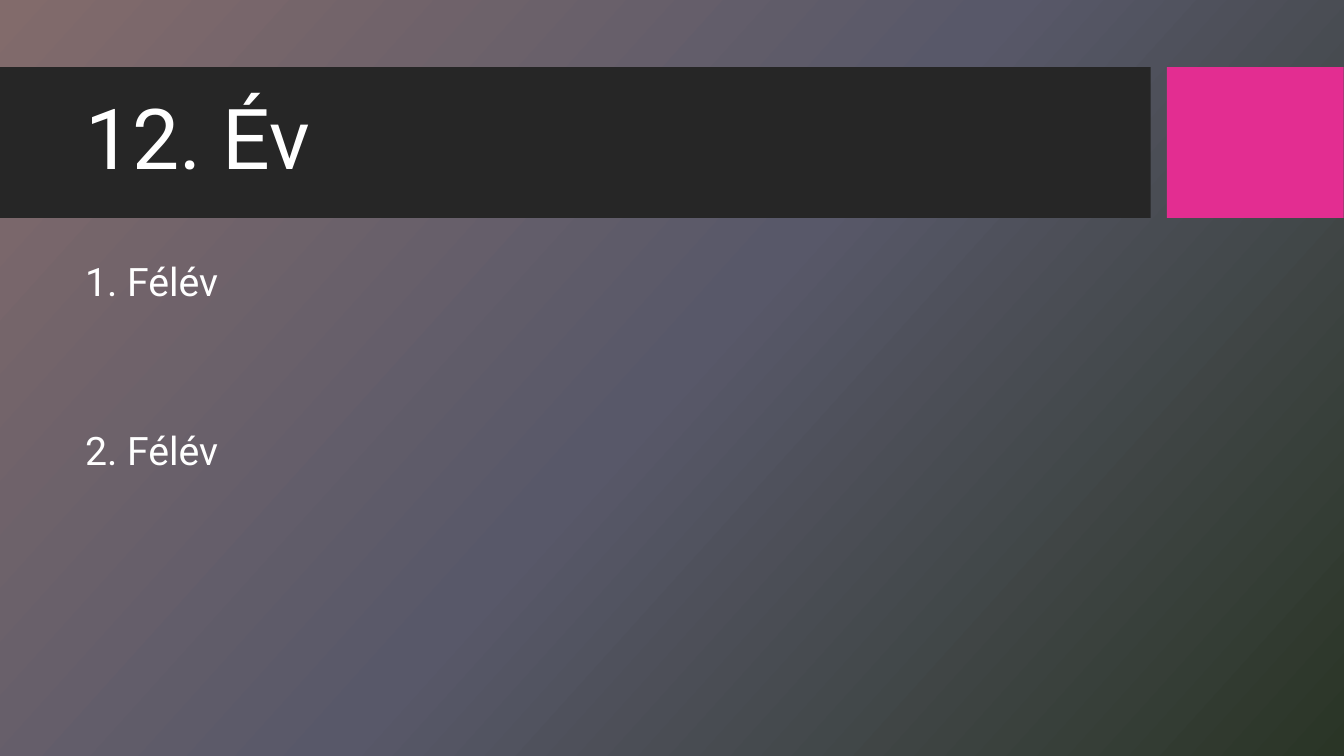
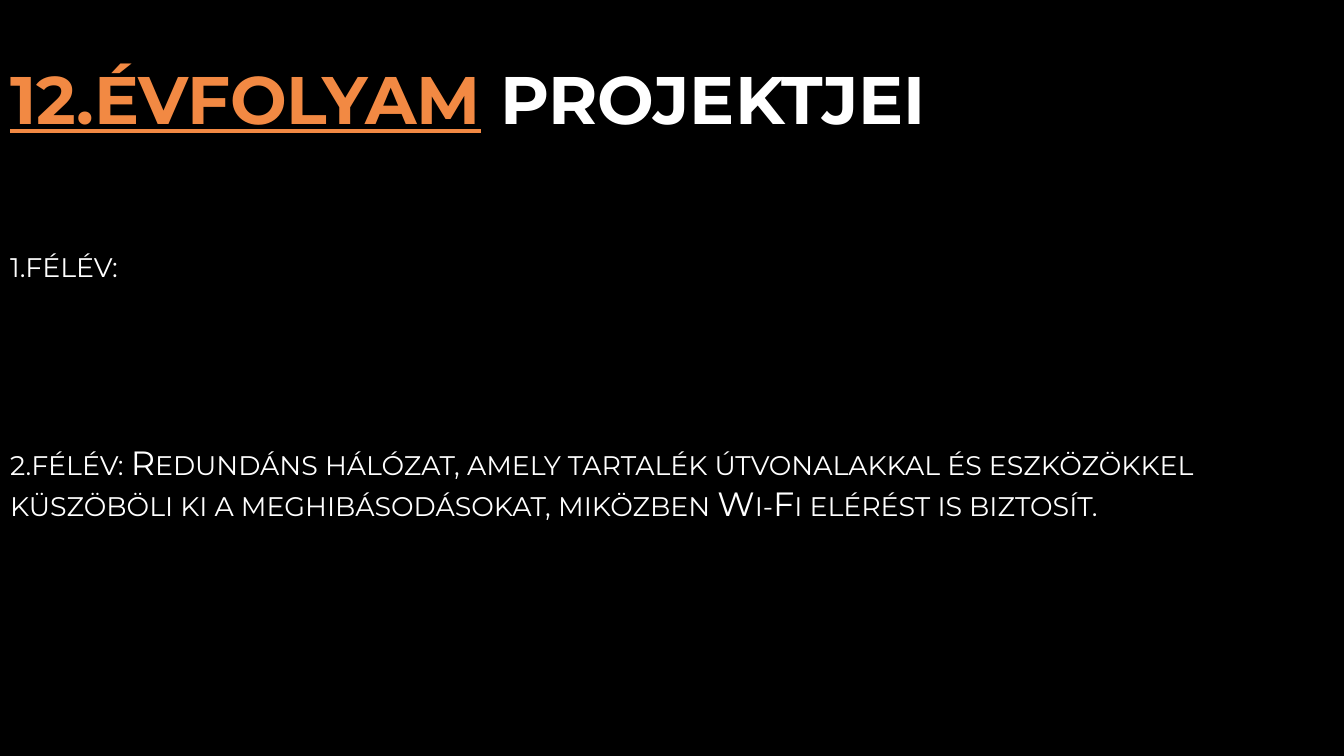
Before and after one commit to nagybobihivatalos/info-project, a slide deck: slide 5 of Projektmunka összegzés.pptx. Drawn at 1344x756 pixels with LibreOffice and Linux fonts; fonts in the diff are those of the drawing; background and template pictures are left out. Boxes give left, top, right and bottom in pixels: in the first picture for what was removed or moved away, otherwise in the second. Text is boxed around its words. In the diff, an @@ line names an element or a change of style, - is before the commit and + after.

```diff
--- a/Projektmunka összegzés.pptx
+++ b/Projektmunka összegzés.pptx
@@ rectangle removed at [0,68,1150,219] @@
@@ title at [10,63,926,133]: text changed; size 60 to 48 pt; font Roboto to Montserrat; text colour #FFFFFF to #F28943; bold on @@
-12. Év
+12.ÉVFOLYAM PROJEKTJEI
@@ rectangle removed at [1168,68,1344,219] @@
@@ text added at [10,253,1193,520], 24 pt, text gradient #FFFFFF to #BFBFBF, small capitals @@
+1.félév:
+2.félév: Redundáns hálózat, amely tartalék útvonalakkal és eszközökkel küszöböli ki a meghibásodásokat, miközben Wi-Fi elérést is biztosít.
@@ text removed at [85,266,218,466] @@
-1. Félév
-2. Félév
```
Also in this commit, not shown: 1 other slide changed, 3 slides added, 3 slides removed.
